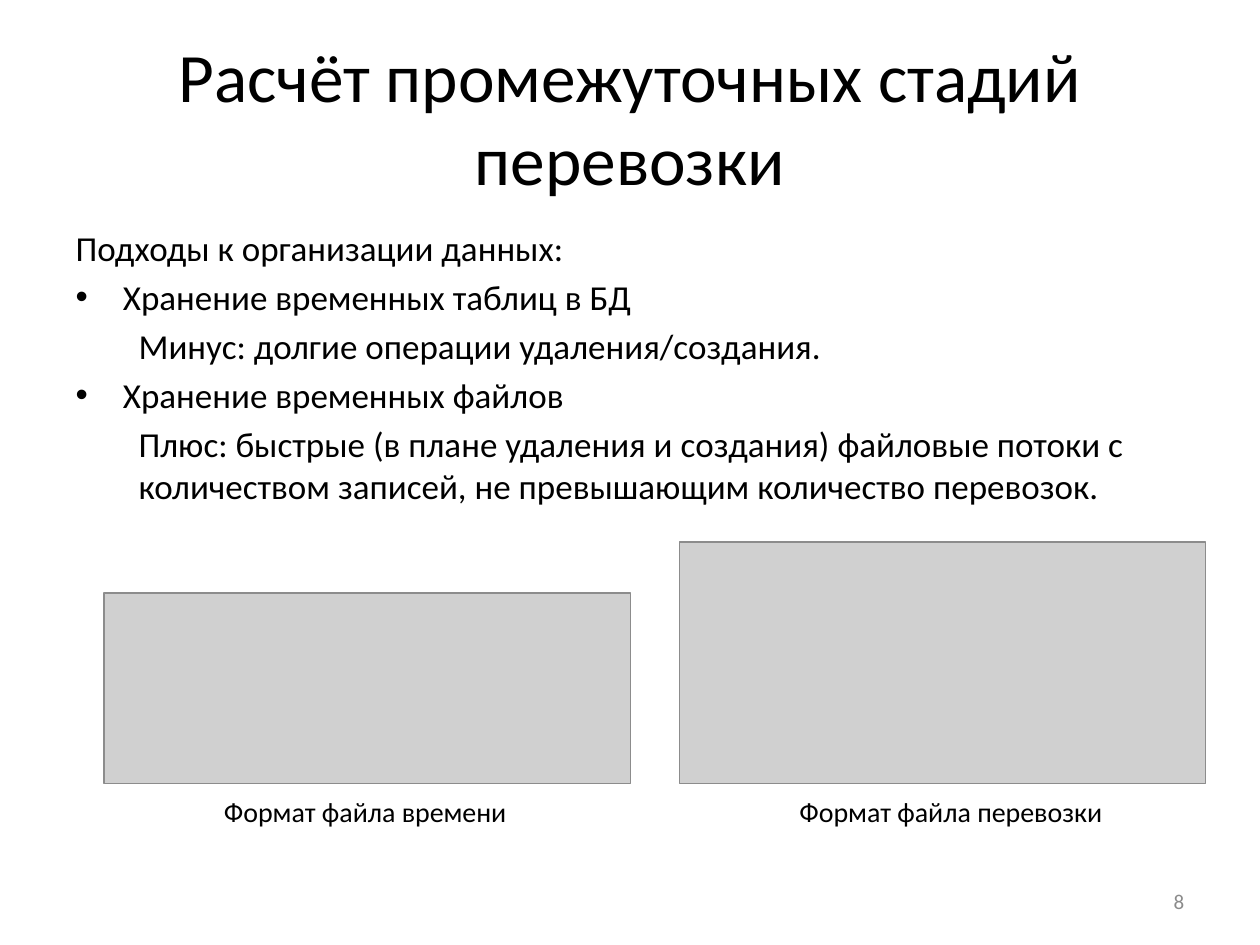
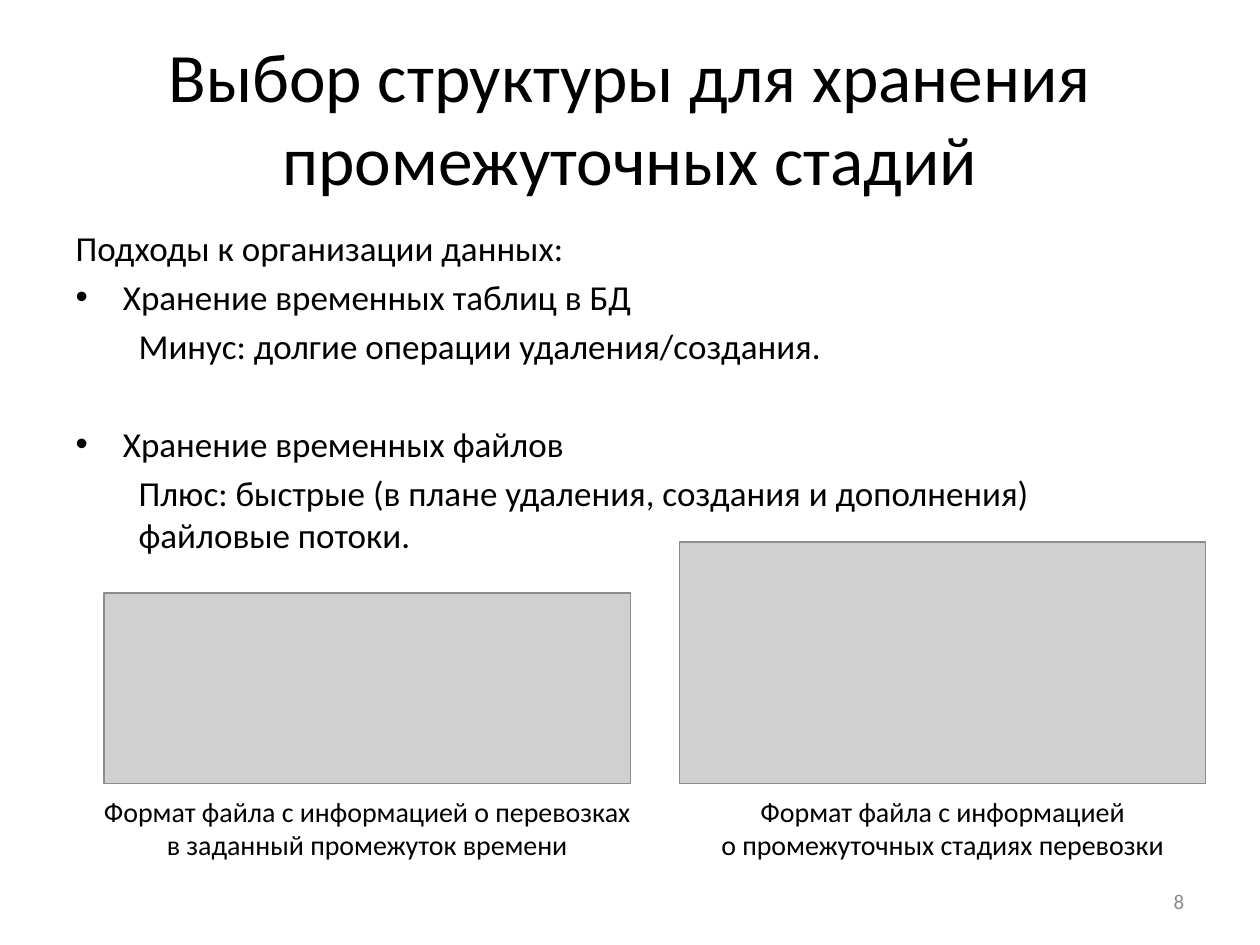
Before and after one commit to SanSanch5/BachelorDiplom, a slide deck: slide 8 of РПЗ/Презентация.pptx. Drawn at 1260x945 pixels with LibreOffice and Linux fonts; fonts in the diff are those of the drawing; grey boxes stand for pictures. Boxes give left, top, right and bottom in pixels: in the first picture for what was removed or moved away, otherwise in the second. Text is boxed around its words. In the diff, an @@ line names an element or a change of style, - is before the commit and + after.

```diff
--- a/РПЗ/Презентация.pptx
+++ b/РПЗ/Презентация.pptx
@@ title at [169, 55, 1090, 197]: text changed @@
-Расчёт промежуточных стадий перевозки
+Выбор структуры для хранения промежуточных стадий
@@ text at [139, 480, 1029, 554]: text changed @@
-  Плюс: быстрые (в плане удаления и создания) файловые потоки с количеством записей, не превышающим количество перевозок.
+  Плюс: быстрые (в плане удаления, создания и дополнения) файловые потоки.
@@ text at [104, 803, 630, 860]: text changed @@
-Формат файла времени
+Формат файла с информацией о перевозках
+в заданный промежуток времени
@@ text at [721, 803, 1164, 860]: text changed @@
-Формат файла перевозки
+Формат файла с информацией
+о промежуточных стадиях перевозки
```
Also in this commit, not shown: 7 other slides changed, 3 slides added, 3 slides removed, 18 other files.
